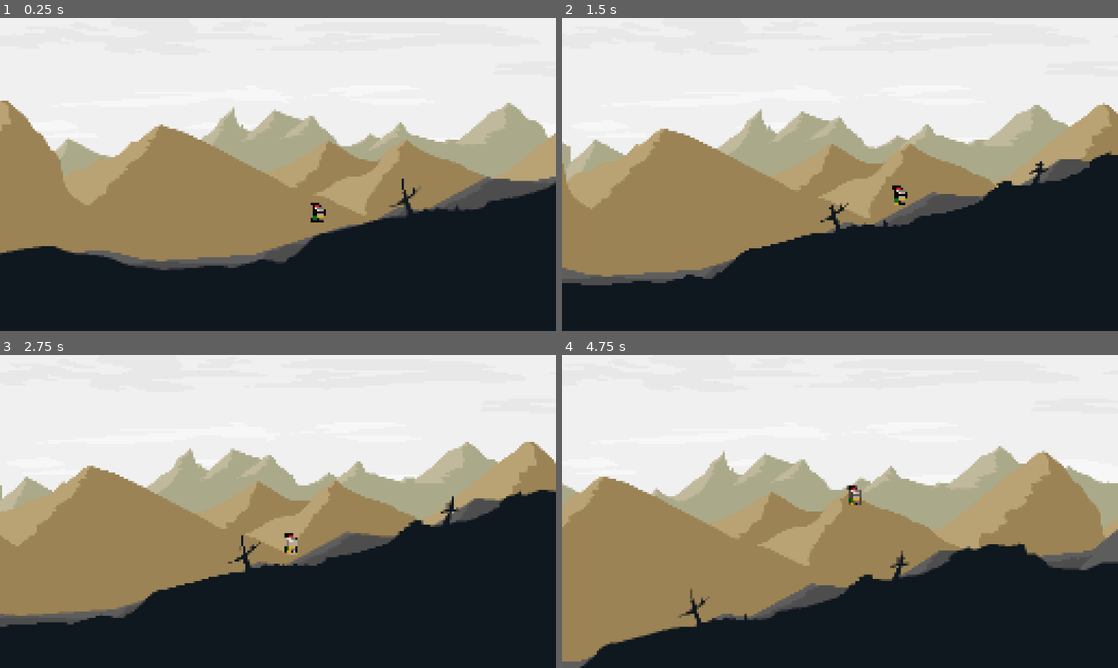
Above: before the commit, frames 1-4 (two rows, left to right).
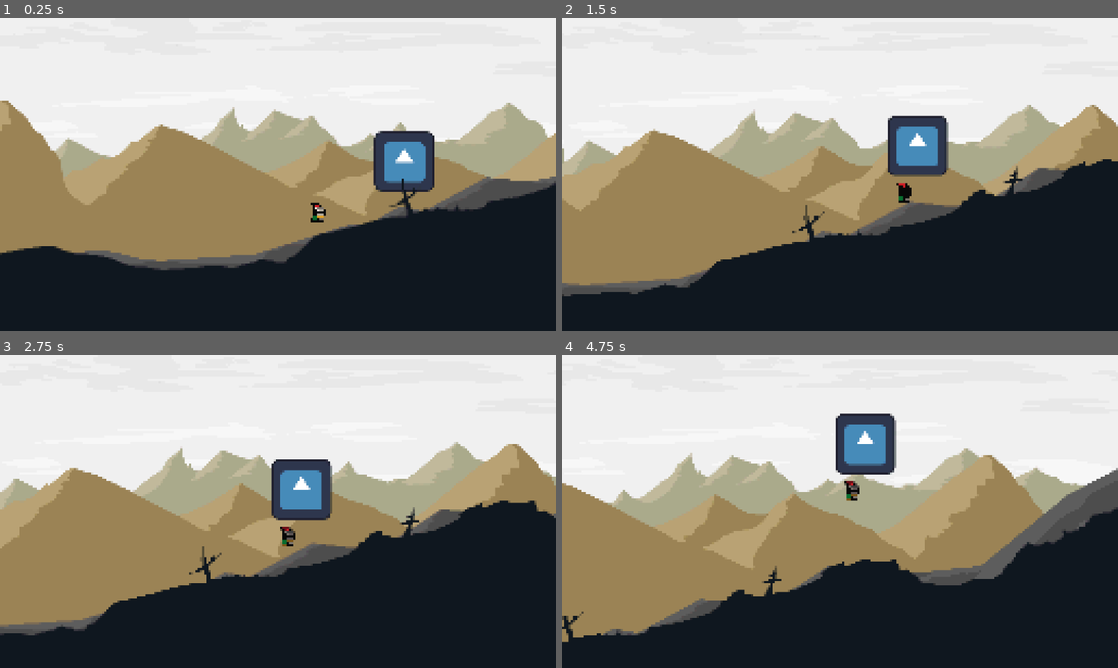
Above: after the commit, the same moments.

Repository: Peter-Pyshnyy/sisyphus
Game: Godot game, scene res://main.tscn
The game is run twice, just before and just after one commit, with the same random seed, the same clock (stepped at 60 frames per second) and the same inputs. The engine's default icon, where the game draws it, is replaced by a stand-in: a white triangle on a blue panel in a dark square.
Inputs:
- Up to frame 1 (0.25 s): no input
- Up to frame 2 (1.5 s): tap Enter (ui_accept) at 0.5, 0.77 s; hold Right (ui_right) from 0.53 s (still down)
- Up to frame 3 (2.75 s): tap Enter (ui_accept) at 1.52 s; release Right (ui_right) at 2.03 s; hold Left (ui_left) from 2.03 s (still down)
- Up to frame 4 (4.75 s): release Left (ui_left) at 2.78 s; hold Right (ui_right) 2.78-4.28 s; tap Enter (ui_accept) at 3.02, 3.77, 4.52 s; hold Left (ui_left) from 4.28 s (still down)

The runs differ from the first frame. In frame 1, 2.1% of the frame differs, in the area x 67-79%, y 36-56%; in frame 2, 9.9%; in frame 3, 11%; in frame 4, 25%, in the area x 0-100%, y 18-100%.

Commit message:
added basic stone mechanic

Diff:
--- a/assets/sprites/player.tscn
+++ b/assets/sprites/player.tscn
@@ -42,7 +42,11 @@
 [sub_resource type="CircleShape2D" id="CircleShape2D_jdwh2"]
 radius = 6.0
 
+[sub_resource type="CircleShape2D" id="CircleShape2D_4ngp6"]
+
 [node name="Player" type="CharacterBody2D"]
+collision_layer = 3
+collision_mask = 5
 script = ExtResource("1_4ngp6")
 
 [node name="AnimatedSprite2D" type="AnimatedSprite2D" parent="."]
@@ -54,3 +58,16 @@
 [node name="CollisionShape2D" type="CollisionShape2D" parent="."]
 position = Vector2(0, -6)
 shape = SubResource("CircleShape2D_jdwh2")
+
+[node name="Area2D" type="Area2D" parent="."]
+collision_layer = 2
+collision_mask = 4
+
+[node name="CollisionShape2D" type="CollisionShape2D" parent="Area2D"]
+position = Vector2(1, -9)
+shape = SubResource("CircleShape2D_4ngp6")
+
+[node name="RemoteTransform2D" type="RemoteTransform2D" parent="."]
+position = Vector2(12, -52)
+
+[connection signal="area_entered" from="Area2D" to="." method="_on_area_2d_area_entered"]
--- a/main.tscn
+++ b/main.tscn
@@ -1,12 +1,13 @@
-[gd_scene load_steps=14 format=3 uid="uid://b0milw6bon42a"]
+[gd_scene load_steps=15 format=3 uid="uid://b0milw6bon42a"]
 
 [ext_resource type="PackedScene" uid="uid://de8jpoldt6s1n" path="res://assets/sprites/player.tscn" id="1_ig7tw"]
 [ext_resource type="Texture2D" uid="uid://dfexkg5huxho5" path="res://assets/parallax/parallax_0.png" id="2_0xm2m"]
 [ext_resource type="Texture2D" uid="uid://ck55wnayf5oar" path="res://assets/parallax/parallax_1.png" id="3_h2yge"]
-[ext_resource type="Shader" path="res://pixelization.gdshader" id="4_1bvp3"]
+[ext_resource type="Shader" uid="uid://cf3eqce4gq3k3" path="res://pixelization.gdshader" id="4_1bvp3"]
 [ext_resource type="Texture2D" uid="uid://do7c4mift3dv2" path="res://assets/parallax/parallax_2.png" id="5_lquwl"]
 [ext_resource type="Texture2D" uid="uid://bjs43ymbemw1x" path="res://assets/parallax/parallax_3.png" id="6_7mycd"]
 [ext_resource type="Texture2D" uid="uid://dvkiog5eujnrx" path="res://assets/parallax/parallax_-1.png" id="7_272bh"]
+[ext_resource type="PackedScene" uid="uid://bb2xrsdxrrpqd" path="res://stone.tscn" id="8_5vw27"]
 
 [sub_resource type="ShaderMaterial" id="ShaderMaterial_lquwl"]
 shader = ExtResource("4_1bvp3")
@@ -155,3 +156,6 @@
 position = Vector2(2166, -876)
 rotation = -0.00425738
 shape = SubResource("RectangleShape2D_4c57u")
+
+[node name="stone" parent="." instance=ExtResource("8_5vw27")]
+position = Vector2(238, 142)
--- a/scripts/player.gd
+++ b/scripts/player.gd
@@ -1,7 +1,10 @@
 extends CharacterBody2D
+@onready var remote_transform_2d = $RemoteTransform2D
 
-const BASE_SPEED = 150.0  # base speed on flat surface
+
+const BASE_SPEED = 180.0  # base speed on flat surface
 const JUMP_VELOCITY = -400.0
+var carrying := false
 
 func _physics_process(delta: float) -> void:
 	# Add gravity
@@ -36,3 +39,10 @@
 		velocity.x = move_toward(velocity.x, 0, BASE_SPEED)
 
 	move_and_slide()
+
+
+func _on_area_2d_area_entered(area):
+	if !carrying:
+		var stone = area.get_parent()
+		remote_transform_2d.remote_path = stone.get_path()
+		carrying = true
--- /dev/null
+++ b/stone.tscn
@@ -0,0 +1,21 @@
+[gd_scene load_steps=3 format=3 uid="uid://bb2xrsdxrrpqd"]
+
+[ext_resource type="Texture2D" uid="uid://dyxpycqv7r88c" path="res://icon.svg" id="2_cxlo0"]
+
+[sub_resource type="CircleShape2D" id="CircleShape2D_rot5g"]
+radius = 35.0
+
+[node name="stone" type="Node2D"]
+
+[node name="Sprite2D" type="Sprite2D" parent="."]
+scale = Vector2(0.43, 0.43)
+texture = ExtResource("2_cxlo0")
+
+[node name="stoneArea" type="Area2D" parent="."]
+collision_layer = 4
+collision_mask = 2
+
+[node name="CollisionShape2D" type="CollisionShape2D" parent="stoneArea"]
+shape = SubResource("CircleShape2D_rot5g")
+
+[connection signal="area_entered" from="stoneArea" to="." method="_on_area_2d_area_entered"]
Not shown: 1 places in assets/sprites/player.tscn that only renumber resources
